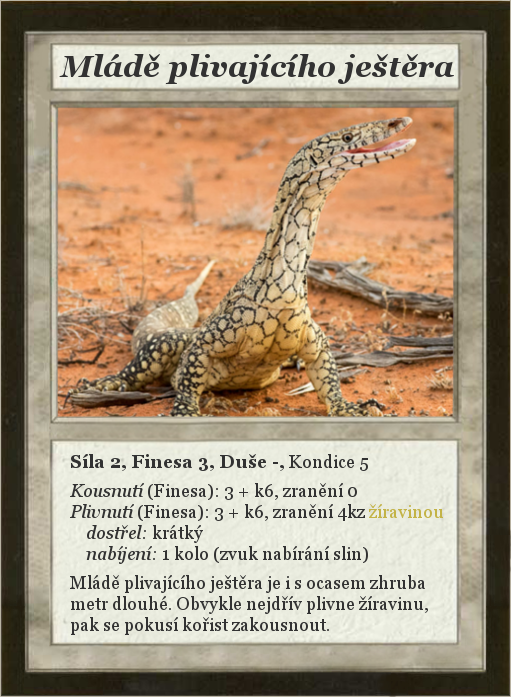
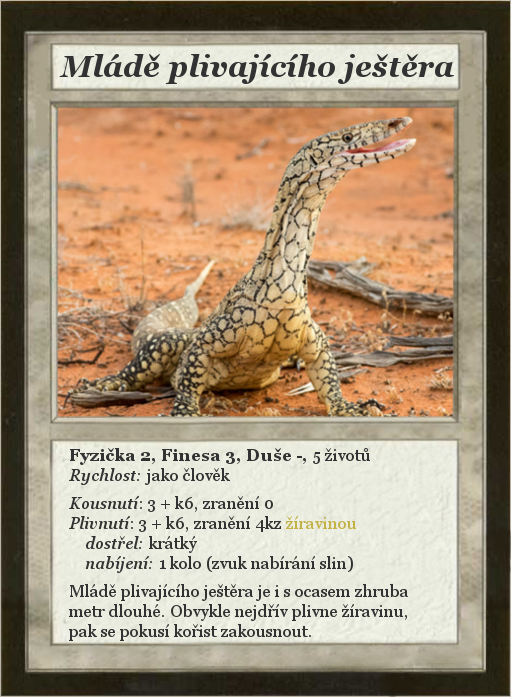
The second (511, 697) image is a revision of the first. Changes to its layers:
renamed "Síla 2, Finesa 3, Duše -, Kond..." to "Fyzička 2, Finesa 3, Duše -, 5...", painted on it over <box>69,448,443,641</box>
